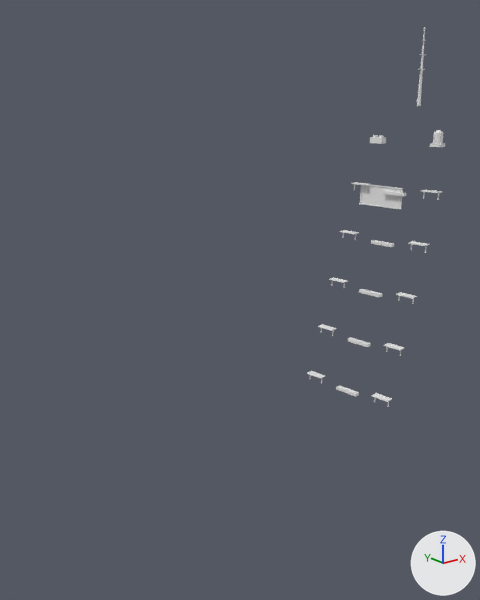
Renders of the glTF model Assets/TumbangPreso/Art/Arena/Models/city_t14_hagdan_parts.glb from each side of a commit.
Before and after are seen from a 50 mm camera at (450.0, -168.0, 557.0) aimed at (684.0, 125.0, 440.0). Every picture has the same lights, and +X, +Y and +Z are marked at lower right. The picture after the commit comes second. Materials are left out; every surface is plain grey. Vertices at exactly the same position are counted once.

The scene before the commit, as lines of its bpy script (objects in view):
```python
me_city_t14_hagdan_parts = bpy.data.meshes.new('city_t14_hagdan_parts')
me_city_t14_hagdan_parts.from_pydata(...)  # 508 vertices, 792 faces; spans x 755.0..831.0, y 75.0..146.0, z 364.0..596.0
# faces by material slot: [778, 12, 2]
me_city_t14_hagdan_parts.materials.append(mat_arena_city_metal)
me_city_t14_hagdan_parts.materials.append(mat_arena_city_trim)
me_city_t14_hagdan_parts.materials.append(mat_arena_city_signs)
ob_city_t14_hagdan_parts = bpy.data.objects.new('city_t14_hagdan_parts', me_city_t14_hagdan_parts)
ob_city_t14_hagdan_parts.location = (0.0, 0.0, 0.0)
```
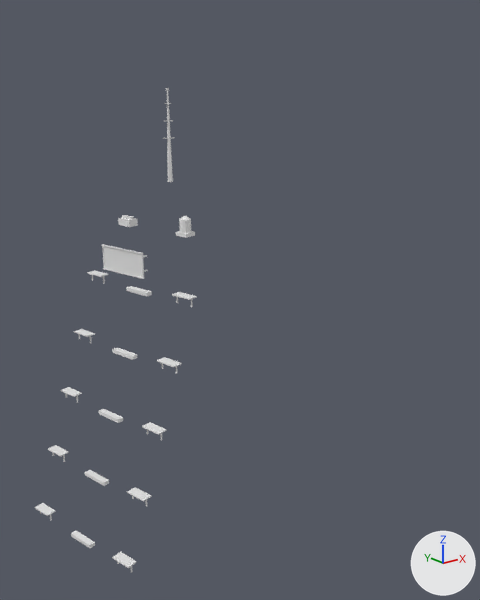
Boxes (x1, y1, x2, y2) around the edits, measured in the pictures (480 x 600 px; the box of a moved part takes in the faces that stretch with it):
'city_t14_hagdan_parts', reshaped (17% wider, 28% taller)
    before: (307, 27, 445, 407)
    after: (35, 88, 197, 573)
part 1 of me_city_t14_hagdan_parts, moved or reshaped
    before: (307, 371, 325, 379)
    after: (35, 503, 56, 516)
part 2 of me_city_t14_hagdan_parts, moved or reshaped
    before: (336, 386, 359, 397)
    after: (71, 531, 95, 548)
part 3 of me_city_t14_hagdan_parts, moved or reshaped
    before: (372, 393, 392, 402)
    after: (112, 552, 137, 568)
part 4 of me_city_t14_hagdan_parts, moved or reshaped
    before: (318, 324, 337, 331)
    after: (48, 445, 69, 457)
part 5 of me_city_t14_hagdan_parts, moved or reshaped
    before: (348, 337, 371, 347)
    after: (85, 470, 109, 486)
part 6 of me_city_t14_hagdan_parts, moved or reshaped
    before: (384, 343, 405, 350)
    after: (127, 487, 152, 502)
part 7 of me_city_t14_hagdan_parts, moved or reshaped
    before: (329, 277, 348, 283)
    after: (61, 387, 82, 397)
part 8 of me_city_t14_hagdan_parts, moved or reshaped
    before: (359, 289, 382, 297)
    after: (99, 409, 123, 423)
part 9 of me_city_t14_hagdan_parts, moved or reshaped
    before: (396, 292, 417, 299)
    after: (142, 422, 167, 435)
part 10 of me_city_t14_hagdan_parts, moved or reshaped
    before: (340, 230, 359, 234)
    after: (74, 329, 95, 337)
part 11 of me_city_t14_hagdan_parts, moved or reshaped
    before: (351, 182, 442, 253)
    after: (87, 244, 197, 374)
part 12 of me_city_t14_hagdan_parts, moved or reshaped
    before: (370, 27, 445, 147)
    after: (118, 88, 195, 238)

The change, as a list of edits to the scene's bpy script:
```text
Change me_city_t14_hagdan_parts:
    used by ob_city_t14_hagdan_parts; location = (0.0, 0.0, 0.0)
    remove me_city_t14_hagdan_parts.from_pydata(...)  # 508 vertices, 792 faces; spans x 755.0..831.0, y 75.0..146.0, z 364.0..596.0
    add me_city_t14_hagdan_parts.from_pydata(...)  # 508 vertices, 792 faces; spans x 562.0..649.0, y 83.0..171.0, z 327.0..559.0
    me_city_t14_hagdan_parts part 1: the loose piece of 8 vertices spanning x 755.0..762.0, y 127.0..140.0, z 368.0..369.0 is moved by (-192.0, 21.0, -37.0)
    me_city_t14_hagdan_parts part 2: the loose piece of 8 vertices spanning x 759.0..765.0, y 99.0..115.0, z 364.0..366.0 is moved by (-189.0, 15.0, -37.0)
    me_city_t14_hagdan_parts part 3: the loose piece of 8 vertices spanning x 762.0..769.0, y 75.0..87.0, z 368.0..369.0 is moved by (-185.0, 8.0, -37.0)
    me_city_t14_hagdan_parts part 4: the loose piece of 8 vertices spanning x 765.0..772.0, y 128.0..141.0, z 400.0..401.0 is moved by (-191.0, 22.0, -37.0)
    me_city_t14_hagdan_parts part 5: the loose piece of 8 vertices spanning x 770.0..775.0, y 100.0..117.0, z 396.0..398.0 is moved by (-188.0, 16.0, -37.0)
    me_city_t14_hagdan_parts part 6: the loose piece of 8 vertices spanning x 773.0..780.0, y 76.0..89.0, z 400.0..401.0 is moved by (-184.0, 9.0, -37.0)
    me_city_t14_hagdan_parts part 7: the loose piece of 8 vertices spanning x 776.0..783.0, y 130.0..143.0, z 432.0..433.0 is moved by (-190.0, 23.0, -37.0)
    me_city_t14_hagdan_parts part 8: the loose piece of 8 vertices spanning x 781.0..786.0, y 102.0..118.0, z 428.0..430.0 is moved by (-187.0, 17.0, -37.0)
    me_city_t14_hagdan_parts part 9: the loose piece of 8 vertices spanning x 783.0..791.0, y 78.0..90.0, z 432.0..433.0 is moved by (-183.0, 10.0, -37.0)
    me_city_t14_hagdan_parts part 10: the loose piece of 8 vertices spanning x 787.0..794.0, y 131.0..144.0, z 464.0..465.0 is moved by (-189.0, 24.0, -37.0)
    me_city_t14_hagdan_parts part 11: 168 of 508 vertices moved; they spanned x 791.0..812.0, y 79.0..146.0, z 460.0..497.0 and now span x 605.0..631.0, y 90.0..171.0, z 423.0..476.0; mean shift (-185.0, 19.0, -29.0); largest move (803.0, 146.0, 496.0) -> (615.0, 171.0, 459.0)
    me_city_t14_hagdan_parts part 12: all 148 vertices in x 809.0..831.0, y 89.0..141.0, z 524.0..596.0 are turned 4 degrees about the z axis through their middle, then moved by (-182.0, 20.0, -37.0)
    other edits to the shape of me_city_t14_hagdan_parts do not show in these pictures
```
